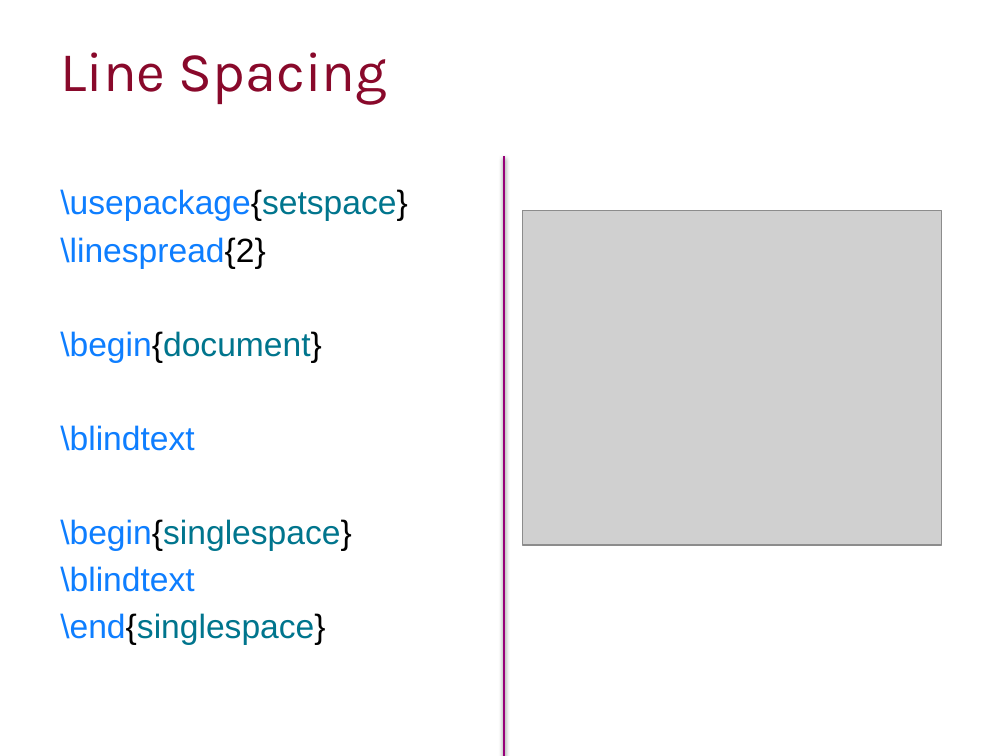
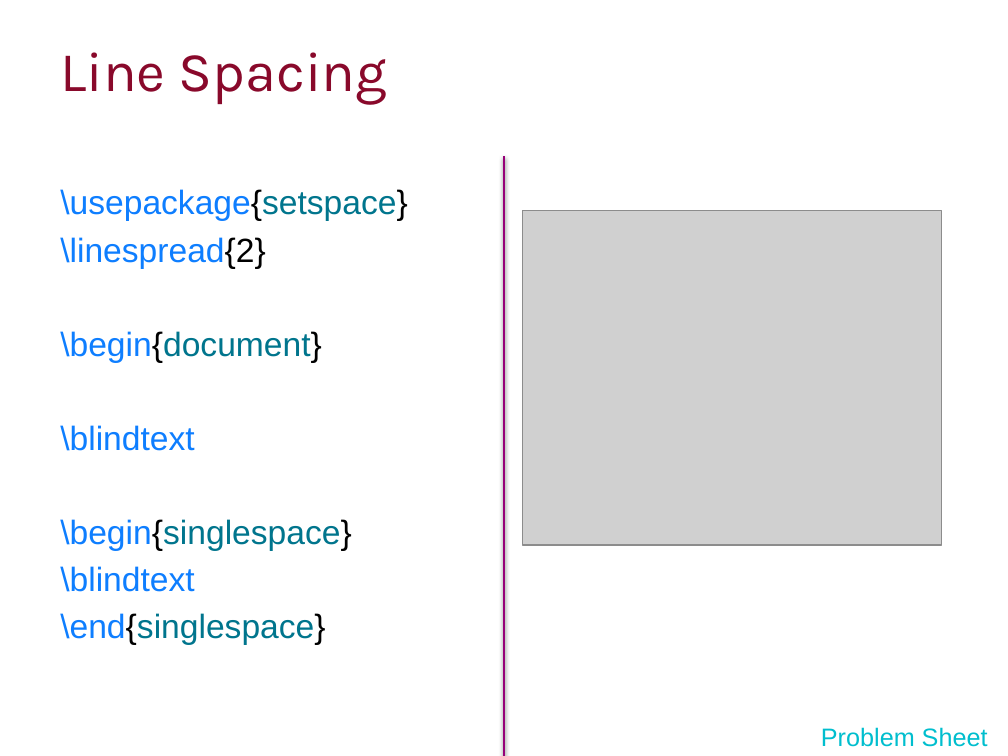
Before and after one commit to ImperialCollegeLondon/RCDS-writing-theses-in-latex, a slide deck: slide 11 of Writing Theses in Latex Slides.pptx. Drawn at 1008x756 pixels with LibreOffice and Linux fonts; fonts in the diff are those of the drawing; grey boxes stand for pictures; background and template pictures are left out. Boxes give left, top, right and bottom in pixels: in the first picture for what was removed or moved away, otherwise in the second. Text is boxed around its words. In the diff, an @@ line names an element or a change of style, - is before the commit and + after.

Commit message:
Problem sheet markings in presentation

```diff
--- a/Writing Theses in Latex Slides.pptx
+++ b/Writing Theses in Latex Slides.pptx
@@ text added at box(821, 727, 988, 747), 18 pt, text #00BECE @@
+Problem Sheet
```
Also in this commit, not shown: 3 other slides changed, 1 other file.
